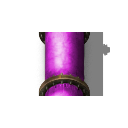
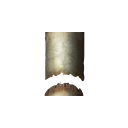
Two versions of the same layered image (128x128). Layer-by-layer changes:
hid "Layer 1" over [37, 32, 110, 96]
